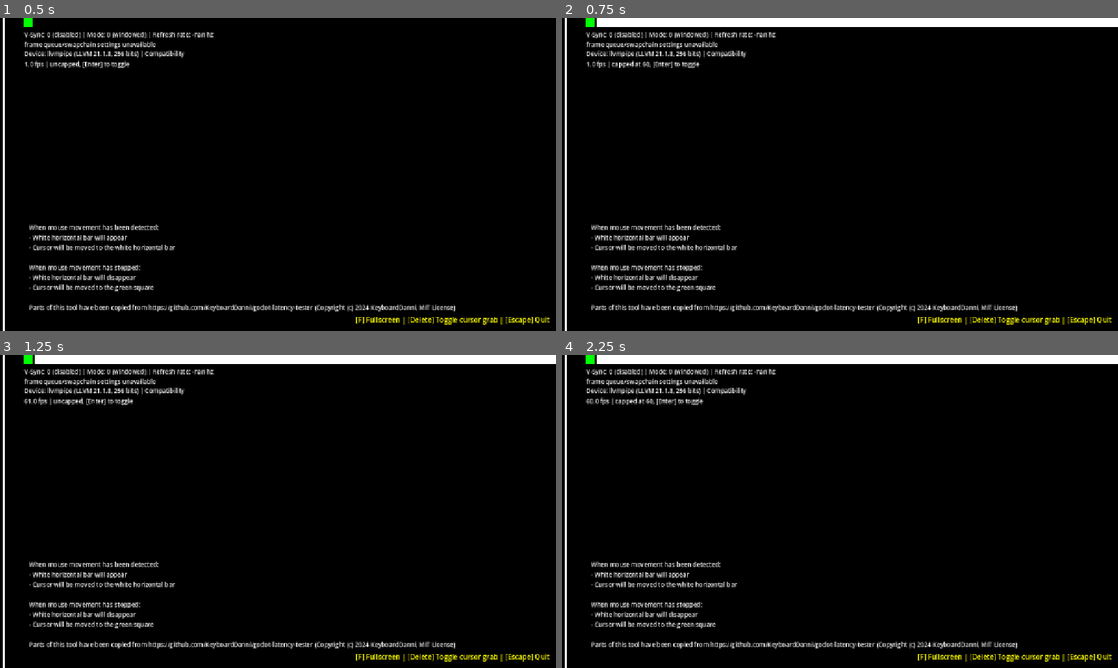
Above: before the commit, frames 1-4 (two rows, left to right).
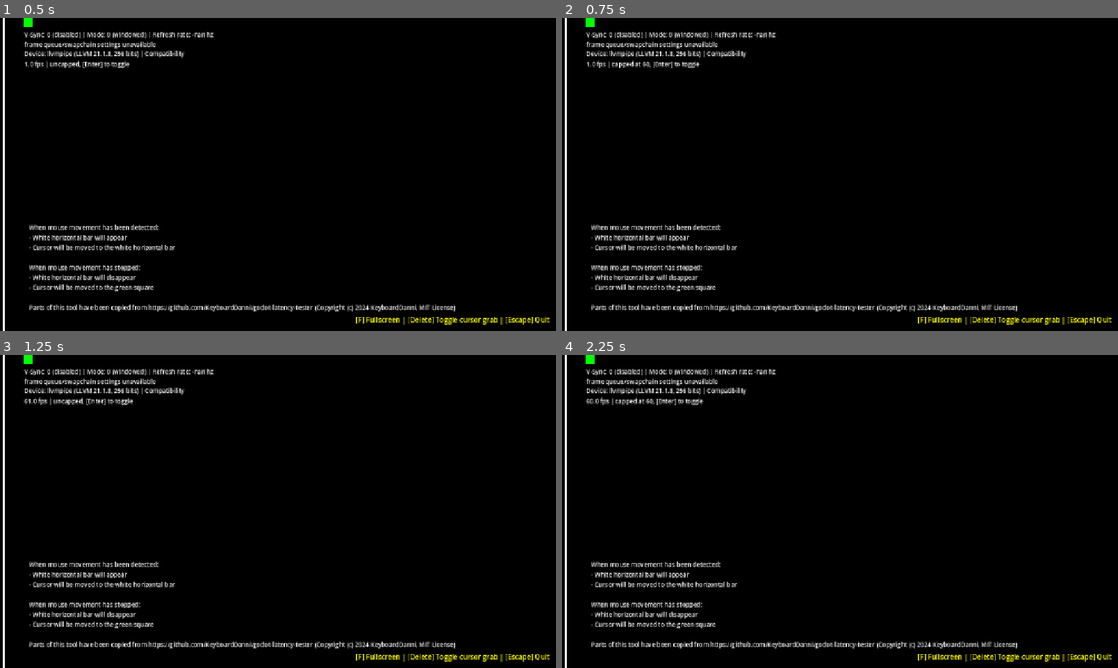
Above: after the commit, the same moments.

Repository: allenwp/in-out-latency-tester
Game: Godot game, scene res://main.tscn
Two runs of this game, one before a commit and one after it. Both use one fixed random seed, a clock stepped at 60 frames per second and the inputs below.
Inputs (mouse positions are in pixels of both pictures, inside the frame that each line leads up to):
- Up to frame 1 (0.5 s): no input
- Up to frame 2 (0.75 s): tap Enter (ui_accept) at 0.5 s; move the mouse to (962, 158) at 0.52 s
- Up to frame 3 (1.25 s): tap Enter (ui_accept) at 0.77 s
- Up to frame 4 (2.25 s): tap Enter (ui_accept) at 1.25, 1.52, 2 s; move the mouse to (728, 527) at 1.27 s; move the mouse to (895, 442) at 2.02 s

Frame 1 is identical in both runs. In frame 2, 2.7% of the frame differs, in the area x 6-100%, y 0-3%; in frame 3, 2.7%; in frame 4, 2.7%.
Error after the commit: Invalid cast: could not convert value to 'Vector2i'. (res://scripts/motion_detection.gd:23)

Commit message:
Fixed issue with certain fullscreen resolutions

Diff:
--- a/godot-in-out-latency-tester/scripts/motion_detection.gd
+++ b/godot-in-out-latency-tester/scripts/motion_detection.gd
@@ -5,11 +5,11 @@
 
 # Called every frame. 'delta' is the elapsed time since the previous frame.
 func _process(delta: float) -> void:
-	var rest_postion: Vector2 = %MouseBackground.position + (%MouseBackground.size / 2.0)
+	var rest_postion: Vector2i = %MouseBackground.position + (%MouseBackground.size / 2.0)
 	var movement_target_position: Vector2 = position + (%MouseBackground.size / 2.0)
 
 	var current_mouse_pos: Vector2 = get_viewport().get_mouse_position()
-	var movement_detected: bool = previous_mouse_pos != current_mouse_pos && current_mouse_pos != rest_postion
+	var movement_detected: bool = previous_mouse_pos != current_mouse_pos && (round(current_mouse_pos) as Vector2i != rest_postion)
 	previous_mouse_pos = current_mouse_pos;
 
 	visible = movement_detected;
@@ -20,5 +20,5 @@
 	if grabCursor:
 		if movement_detected:
 			get_viewport().warp_mouse(movement_target_position);
-		elif current_mouse_pos != rest_postion:
+		elif round(current_mouse_pos) as Vector2i != rest_postion:
 			get_viewport().warp_mouse(rest_postion);
